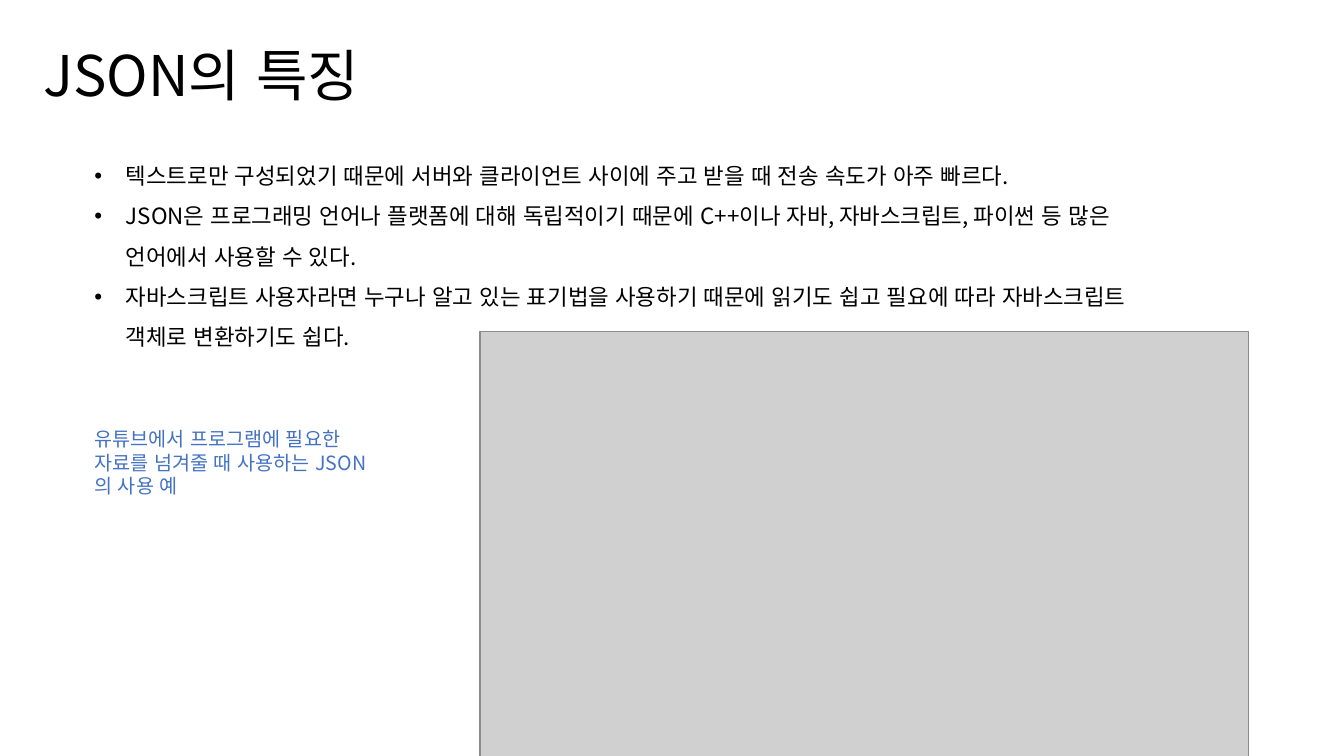
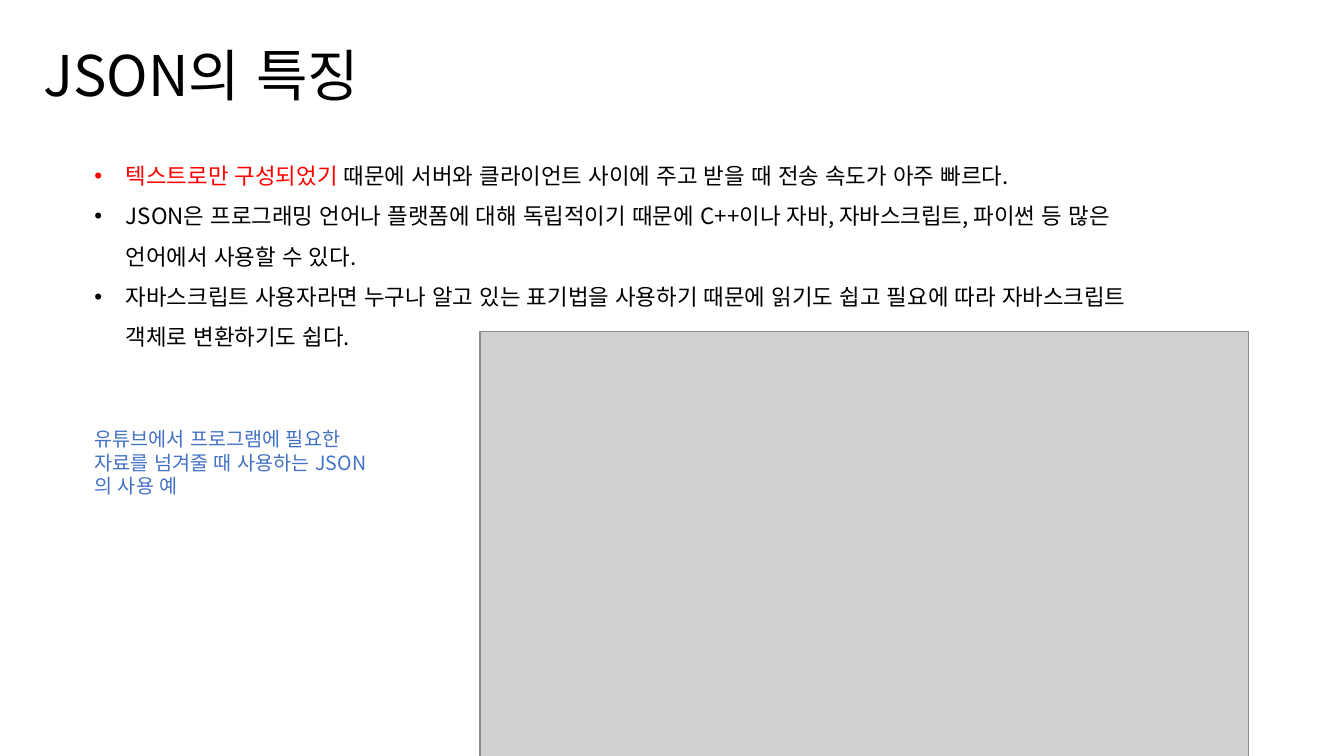
Before and after one commit to hizerdfo/poly_data_javascript_2023, a slide deck: slide 5 of 331-HTTP 통신/331-2.json.pptx. Drawn at 1344x756 pixels with LibreOffice and Linux fonts; fonts in the diff are those of the drawing; grey boxes stand for pictures. Boxes give left, top, right and bottom in pixels: in the first picture for what was removed or moved away, otherwise in the second. Text is boxed around its words. In the diff, an @@ line names an element or a change of style, - is before the commit and + after.

```diff
--- a/331-HTTP 통신/331-2.json.pptx
+++ b/331-HTTP 통신/331-2.json.pptx
@@ text at bbox=[126, 165, 1009, 186]: text colour #000000 to #FF0000 in "텍스트로만 구성되었기" @@
```
Also in this commit, not shown: 26 other files.
